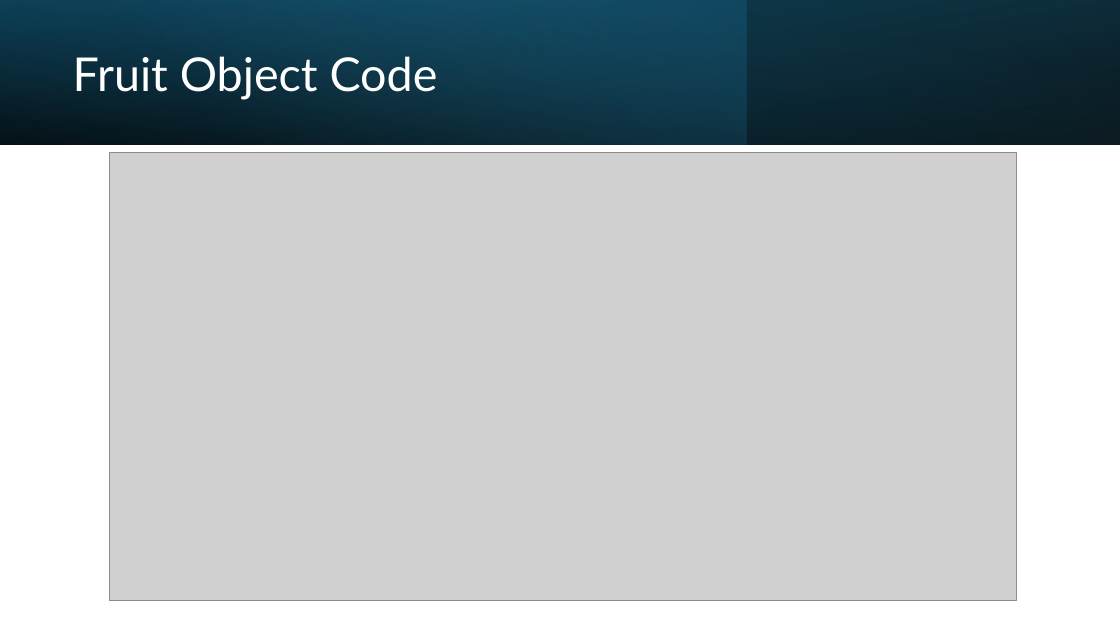
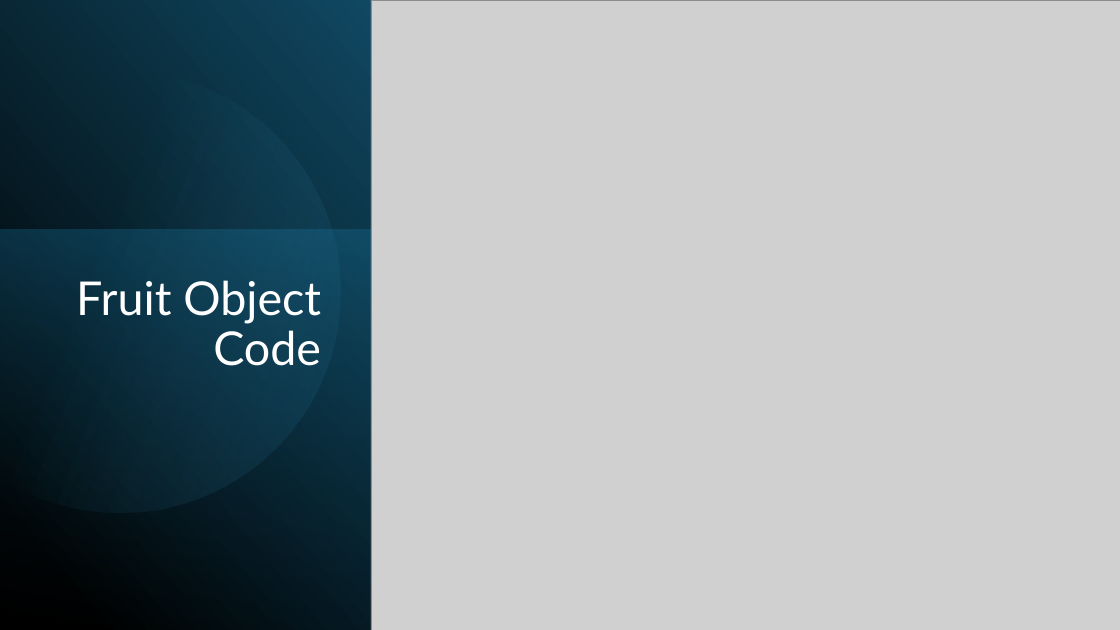
Before and after one commit to StrwbrryCream/PythonProject, a slide deck: slide 5 of CS3080_Project_Presentation.pptx. Drawn at 1120x630 pixels with LibreOffice and Linux fonts; fonts in the diff are those of the drawing; grey boxes stand for pictures. Boxes give left, top, right and bottom in pixels: in the first picture for what was removed or moved away, otherwise in the second. Text is boxed around its words. In the diff, an @@ line names an element or a change of style, - is before the commit and + after.

```diff
--- a/CS3080_Project_Presentation.pptx
+++ b/CS3080_Project_Presentation.pptx
@@ rectangle removed at (0, 0, 1120, 145) @@
@@ rectangle removed at (0, 0, 747, 145) @@
@@ rectangle removed at (0, 0, 1120, 145) @@
@@ rectangle added at (0, 0, 371, 630), fill gradient #000000 to #104862 @@
@@ picture added at (371, 0, 1120, 630) @@
@@ freeform shape added at (0, 44, 380, 552), fill gradient #46B1E1 to #104862 @@
@@ picture removed at (109, 152, 1016, 601) @@
@@ rectangle added at (0, 230, 371, 630), fill gradient #156082 to #0B3041 @@
@@ title "Fruit Object Code": place and size @@
-title "Fruit Object Code" at (73, 56, 438, 100)
+title "Fruit Object Code" at (76, 280, 321, 366)
@@ title "Fruit Object Code" at (76, 280, 321, 366): alignment left to right; vertical alignment middle to top @@
```
Also in this commit, not shown: 1 other slide changed, 2 other files.
